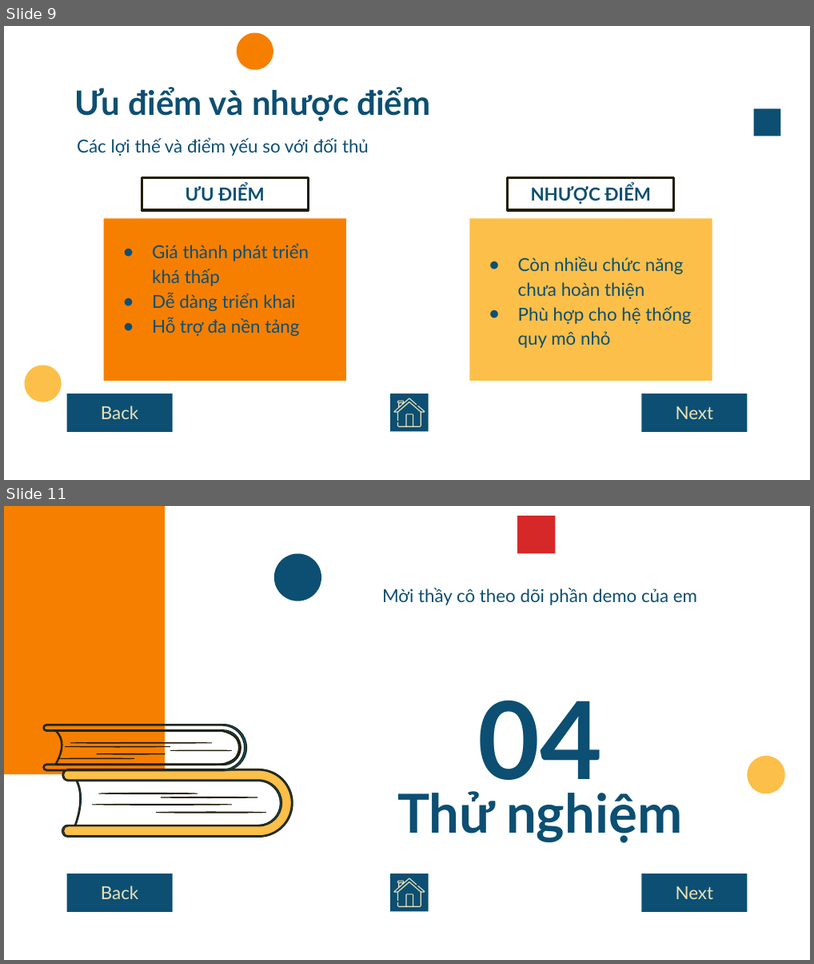
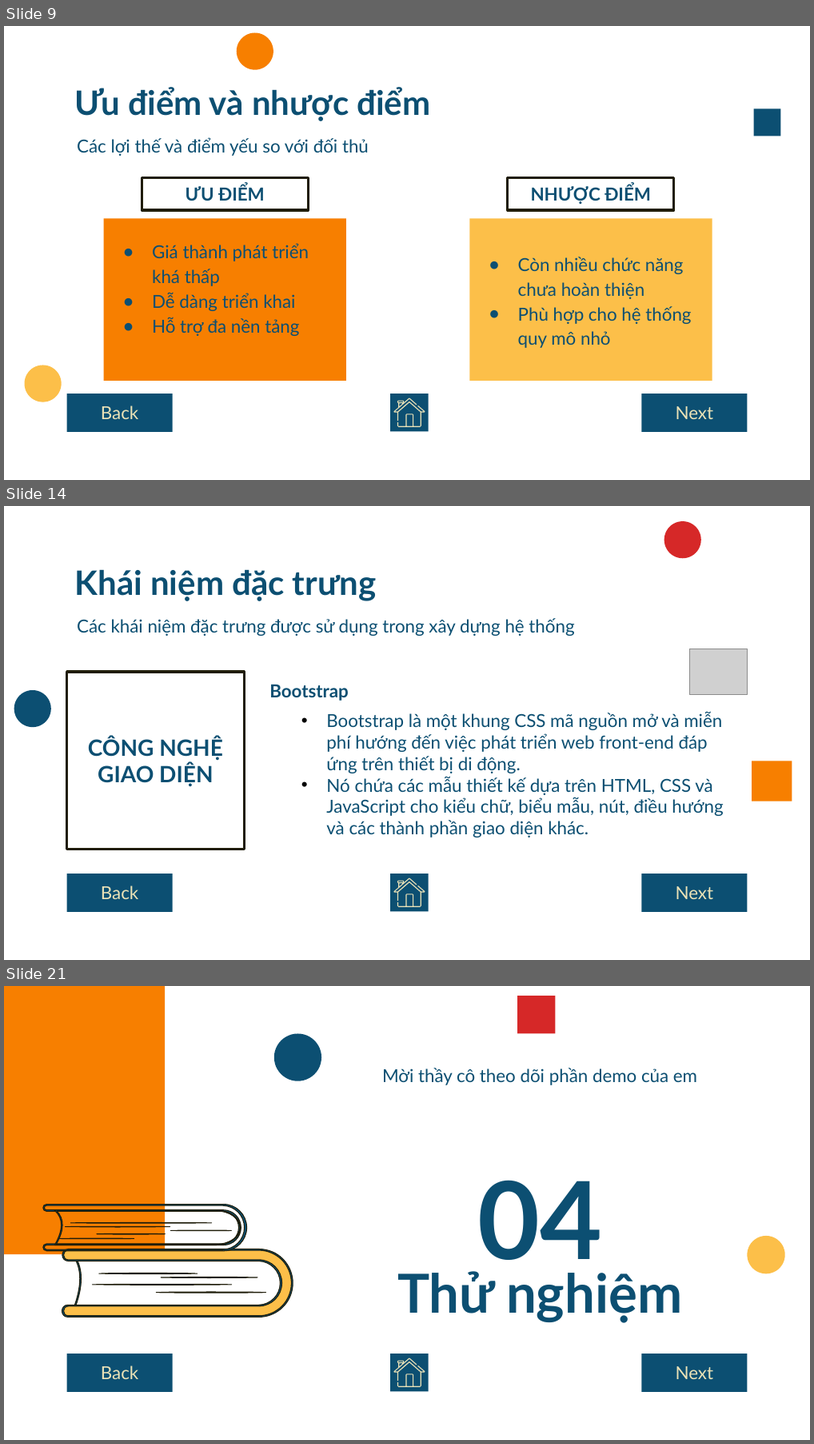
Before and after one commit to npackr/for-mqtt-dashboard, a slide deck: document/presentation.pptx. Shown one above the other, each under a label of ours: slides 9 and 11 before the commit, slides 9, 14 and 21 after it; the slides between them are not shown. The pictures are 814x964 and 814x1444 pixels, drawn with LibreOffice and Linux fonts; fonts in the diff are those of the drawing; grey boxes stand for pictures. Boxes give left, top, right and bottom in pixels: in the first picture for what was removed or moved away, otherwise in the second. Text is boxed around its words. In the diff, an @@ line names an element or a change of style, - is before the commit and + after.

```diff
--- a/document/presentation.pptx
+++ b/document/presentation.pptx
@@ slide 14 added at bbox=[4, 506, 810, 960], background #FFFFFF @@
@@ ellipse added at bbox=[665, 521, 702, 559], fill #D62828 @@
@@ title added at bbox=[75, 569, 377, 601], 30 pt, text #0C4F72, bold @@
+Khái niệm đặc trưng
@@ text added at bbox=[77, 618, 574, 636], 16 pt, text #0C4F72 @@
+Các khái niệm đặc trưng được sử dụng trong xây dựng hệ thống
@@ picture added at bbox=[690, 648, 747, 695] @@
@@ rectangle added at bbox=[67, 672, 244, 848], outline #201D09 2.25 pt, 20 pt, text #0C4F72, bold @@
+CÔNG NGHỆ GIAO DIỆN
@@ ellipse added at bbox=[14, 690, 51, 727], fill #0C4F72 @@
@@ text added at bbox=[270, 684, 349, 700], 16 pt, text #0C4F72, bold @@
+Bootstrap
@@ text added at bbox=[326, 711, 723, 837], 16 pt, text #0C4F72 @@
+• Bootstrap là một khung CSS mã nguồn mở và miễn phí hướng đến việc phát triển web front-end đáp ứng trên thiết bị di động.
+• Nó chứa các mẫu thiết kế dựa trên HTML, CSS và JavaScript cho kiểu chữ, biểu mẫu, nút, điều hướng và các thành phần giao diện khác.
@@ rectangle added at bbox=[752, 761, 793, 801], fill #F77F00 @@
@@ rectangle added at bbox=[67, 873, 173, 911], fill #0C4F72, 16 pt, text #EAE2B7 @@
+Back
@@ rectangle added at bbox=[390, 873, 428, 911], fill #0C4F72 @@
@@ freeform shape added at bbox=[394, 878, 425, 907], fill #EAE2B7 @@
@@ rectangle added at bbox=[642, 873, 747, 911], fill #0C4F72, 16 pt, text #EAE2B7 @@
+Next
@@ what was slide 11 is now slide 21 @@
```
Also in this commit, not shown: 1 slide changed, 9 other slides added.
